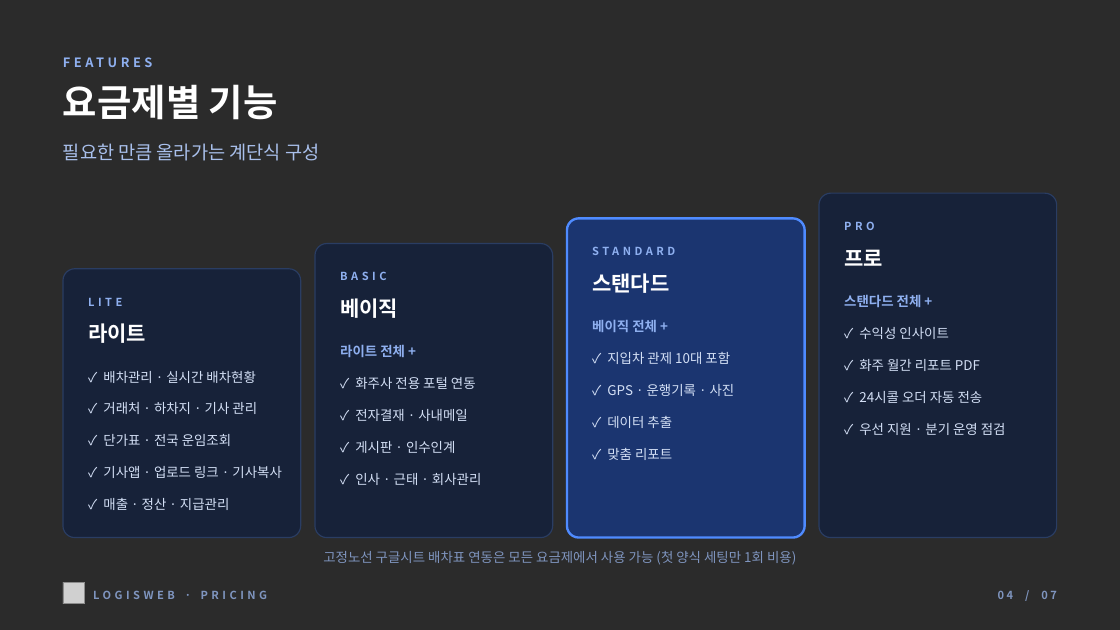
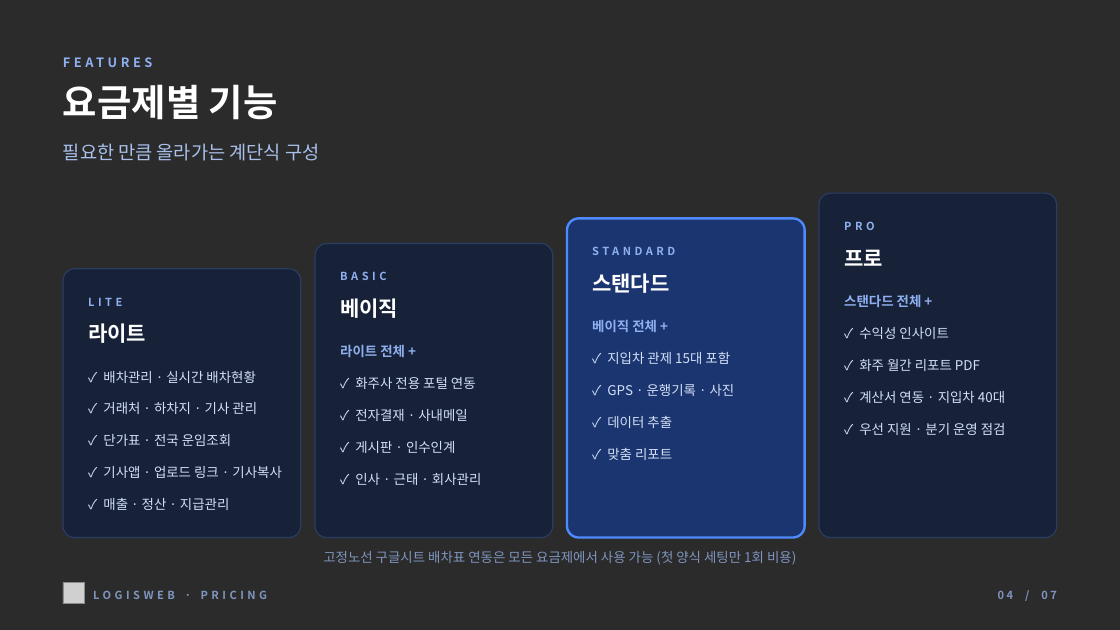
Before and after one commit to sungwoo0923/dispatch-app2, a slide deck: slide 4 of docs/ppt/로지스웹_요금안내_2026-11.pptx. Drawn at 1120x630 pixels with LibreOffice and Linux fonts; fonts in the diff are those of the drawing; grey boxes stand for pictures; background and template pictures are left out; a plain dark background stands for a picture behind light text. Boxes give left, top, right and bottom in pixels: in the first picture for what was removed or moved away, otherwise in the second. Text is boxed around its words. In the diff, an @@ line names an element or a change of style, - is before the commit and + after.

```diff
--- a/docs/ppt/로지스웹_요금안내_2026-11.pptx
+++ b/docs/ppt/로지스웹_요금안내_2026-11.pptx
@@ text at <box>607,352,730,364</box>: text changed @@
-✓ 지입차 관제 10대 포함
+✓ 지입차 관제 15대 포함
@@ text at <box>859,391,1005,403</box>: text changed @@
-✓ 24시콜 오더 자동 전송
+✓ 계산서 연동 · 지입차 40대
```
Also in this commit, not shown: 4 other slides changed, 6 other files.
